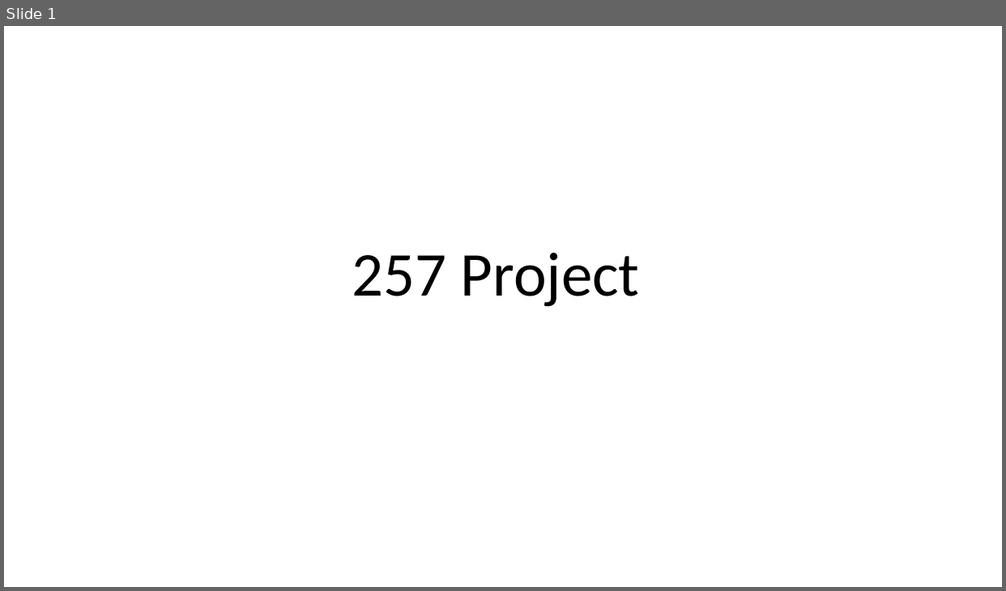
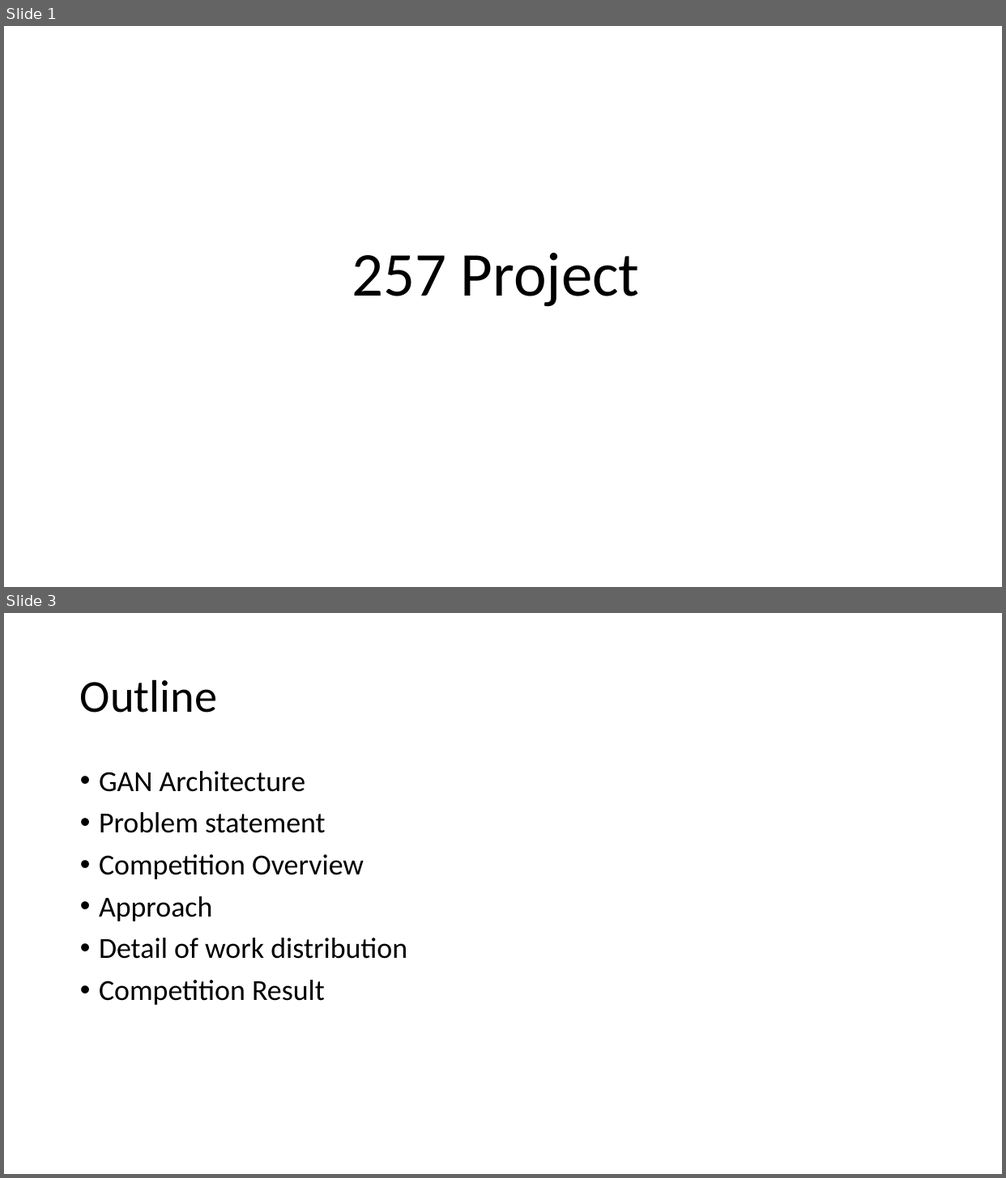
Before and after one commit to leonasting/257--Project-GAN, a slide deck: Documentation/Project Presentation.pptx. Shown one above the other, each under a label of ours: slide 1 before the commit, slides 1 and 3 after it; the slides between them are not shown. The pictures are 1006x591 and 1006x1178 pixels, drawn with LibreOffice and Linux fonts; fonts in the diff are those of the drawing. Boxes give left, top, right and bottom in pixels: in the first picture for what was removed or moved away, otherwise in the second. Text is boxed around its words. In the diff, an @@ line names an element or a change of style, - is before the commit and + after.

```diff
--- a/Documentation/Project Presentation.pptx
+++ b/Documentation/Project Presentation.pptx
@@ slide 3 added at bbox=[4, 613, 1002, 1174], background #FFFFFF @@
@@ title added at bbox=[80, 679, 217, 713], 44 pt, text #000000 @@
+Outline
@@ text added at bbox=[99, 771, 407, 1005], 28 pt, text #000000 @@
+• GAN Architecture
+• Problem statement
+• Competition Overview
+• Approach
+• Detail of work distribution
+• Competition Result
```
Also in this commit, not shown: 1 slide changed, 1 other slide added.
